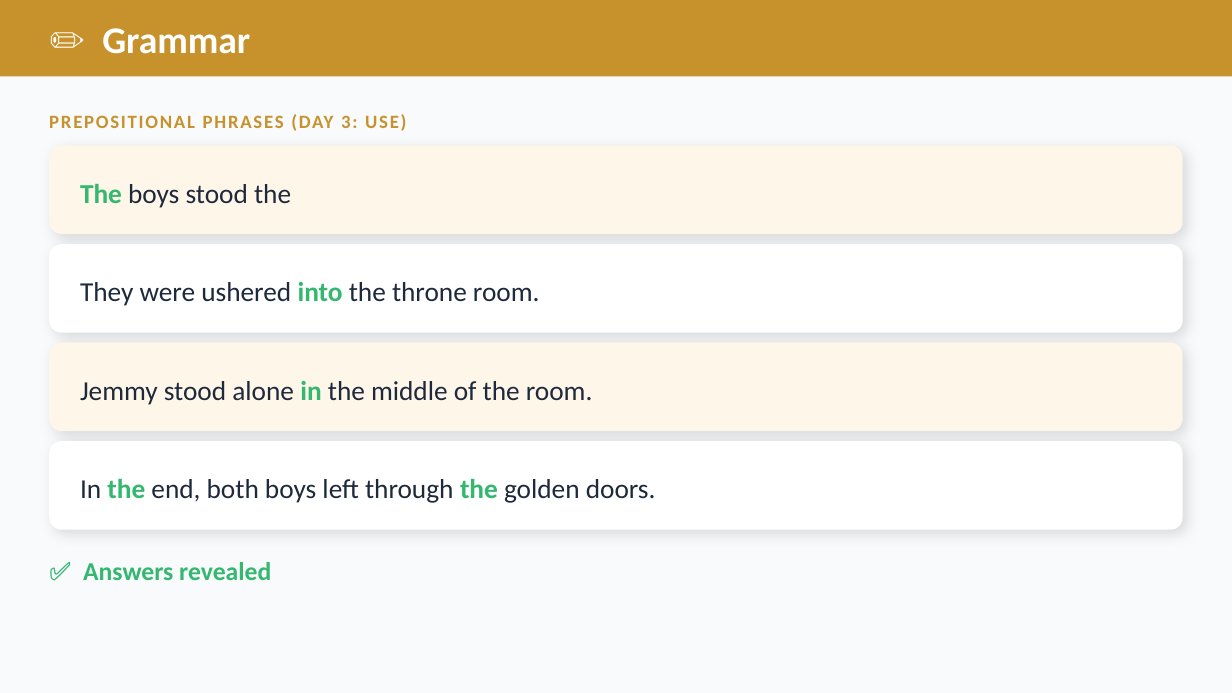
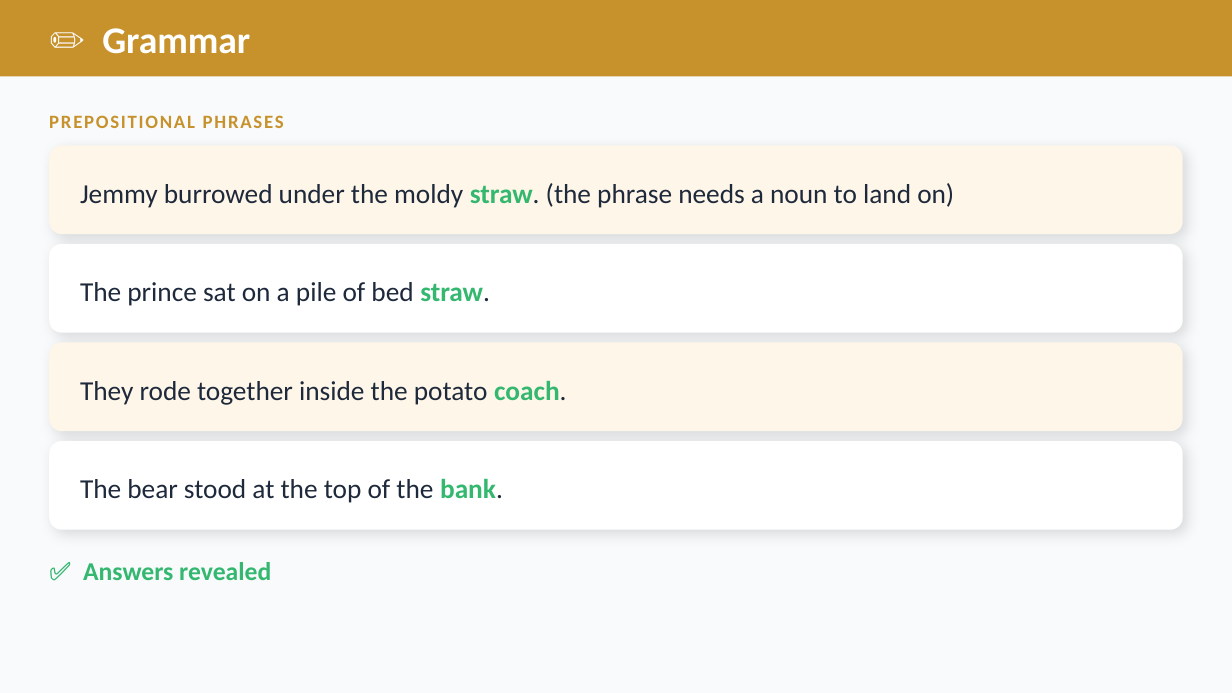
Before and after one commit to optimaondemand/optima-3rd-ela, a slide deck: slide 15 of Planning docs/Slides/lesson-21-3-teacher-slides.pptx (slide 13 before the commit). Drawn at 1232x693 pixels with LibreOffice and Linux fonts; fonts in the diff are those of the drawing. Boxes give left, top, right and bottom in pixels: in the first picture for what was removed or moved away, otherwise in the second. Text is boxed around its words. In the diff, an @@ line names an element or a change of style, - is before the commit and + after.

```diff
--- a/Planning docs/Slides/lesson-21-3-teacher-slides.pptx
+++ b/Planning docs/Slides/lesson-21-3-teacher-slides.pptx
@@ text at [49, 115, 284, 128]: text changed @@
-PREPOSITIONAL PHRASES (DAY 3: USE)
+PREPOSITIONAL PHRASES
@@ text at [80, 183, 954, 208]: text changed @@
-The boys stood the
+Jemmy burrowed under the moldy straw. (the phrase needs a noun to land on)
@@ text at [80, 282, 490, 306]: text changed @@
-They were ushered into the throne room.
+The prince sat on a pile of bed straw.
@@ text at [80, 381, 566, 405]: text changed @@
-Jemmy stood alone in the middle of the room.
+They rode together inside the potato coach.
@@ text at [80, 479, 503, 503]: text changed @@
-In the end, both boys left through the golden doors.
+The bear stood at the top of the bank.
```
Also in this commit, not shown: 1 other slide changed, 7 slides added, 5 slides removed, 20 other files.
